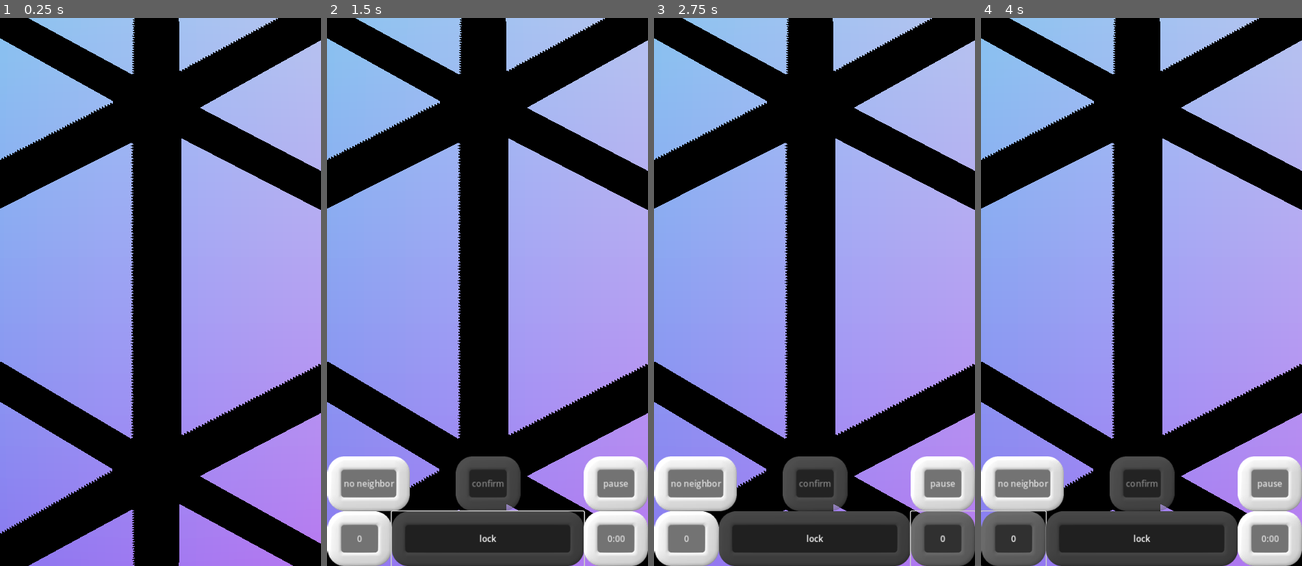
Above: before the commit, frames 1-4 (left to right).
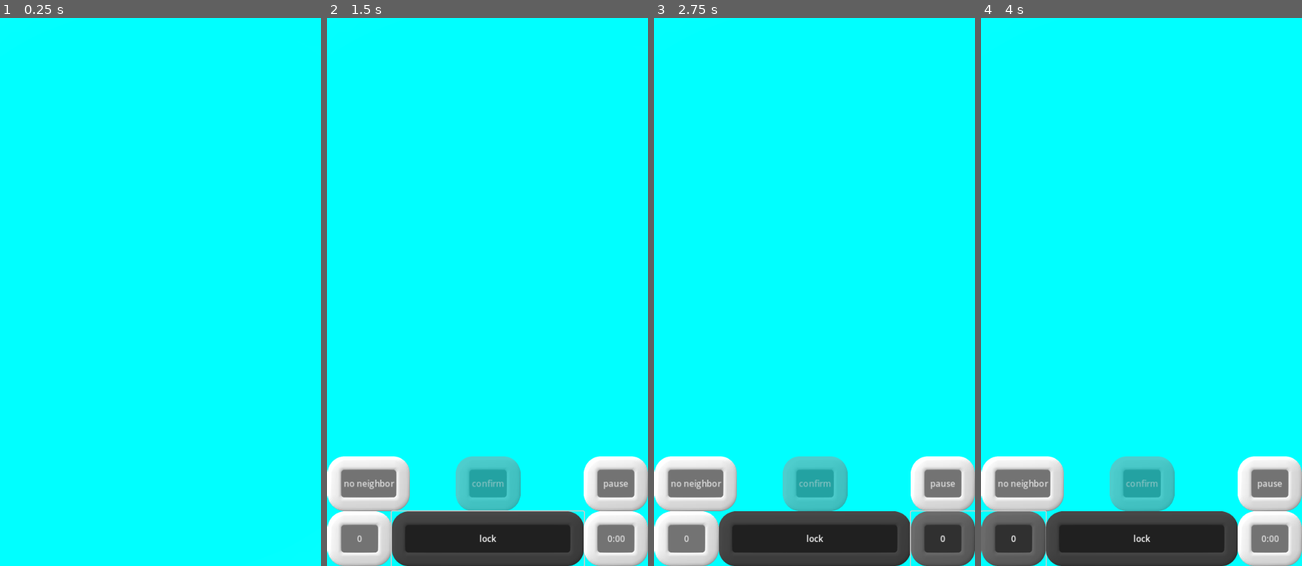
Above: after the commit, the same moments.

Repository: WalynC/sphereSweeperGodot
Game: Godot game, scene res://mainScenes/game.tscn
Same seed, same stepped clock (60 frames per second), same inputs: the game is played once before the commit and once after it.
Inputs:
- Up to frame 1 (0.25 s): no input
- Up to frame 2 (1.5 s): click "0" at 0.5 s; click "lock" at 1.25 s
- Up to frame 3 (2.75 s): click "0:00" at 2 s
- Up to frame 4 (4 s): click "0" at 2.75 s; click "0" at 3.5 s

The runs differ from the first frame. In frame 1, 100% of the frame differs, in the area x 0-100%, y 0-100%; in frame 2, 86%; in frame 3, 86%; in frame 4, 86%.
Error after the commit: Parse Error: Identifier "vertices" not declared in the current scope. (res://scripts/Triangle.gd:46)

Commit message:
Fixed incorrect reveal color in Triangle

Diff:
--- a/scripts/Triangle.gd
+++ b/scripts/Triangle.gd
@@ -39,11 +39,11 @@
 	if reveal:
 		if mine:
 			for i in range(0,3):
-				gm.board.colors[vertIndices[i]] = Color(1,0,0) #ThemeLoader.current.GetMinedColor(vertIndices[i]);
+				gm.board.colors[vertIndices[i]] = Color.RED
 			ChangeIcon(0,4,gm)
 		else:
 			for i in range(0,3):
-				gm.board.colors[vertIndices[i]] = gm.board.colors[vertIndices[i]] * 0.2
+				gm.board.colors[vertIndices[i]] = VisualTheme.instance.GetClearedColor(vertices[i])
 			var count = mineCount
 			if (count > 0):
 				var y = 4
